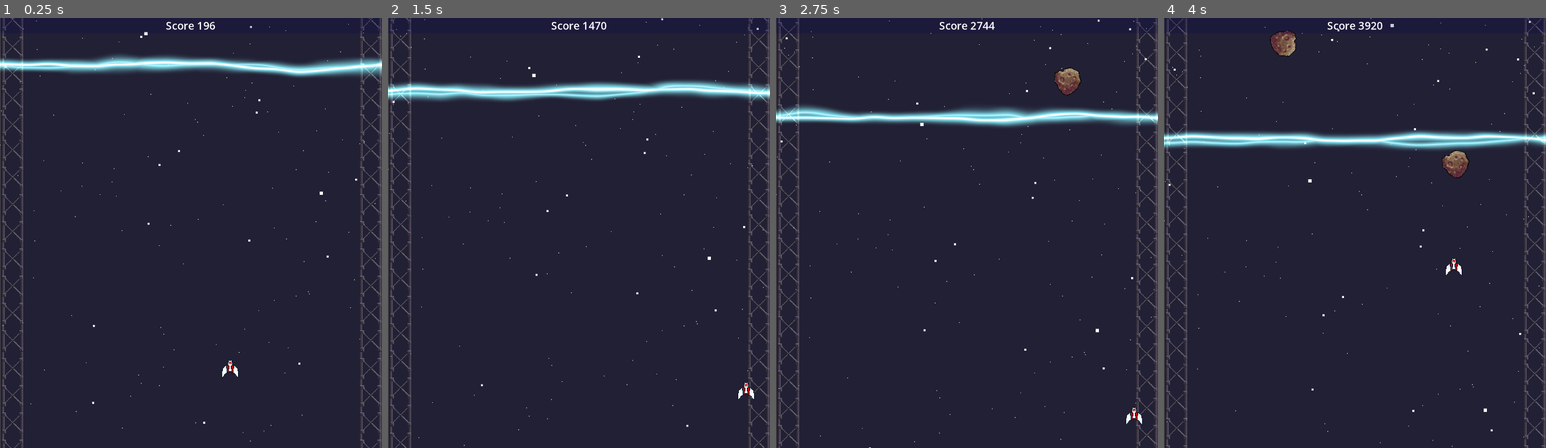
Above: before the commit, frames 1-4 (left to right).
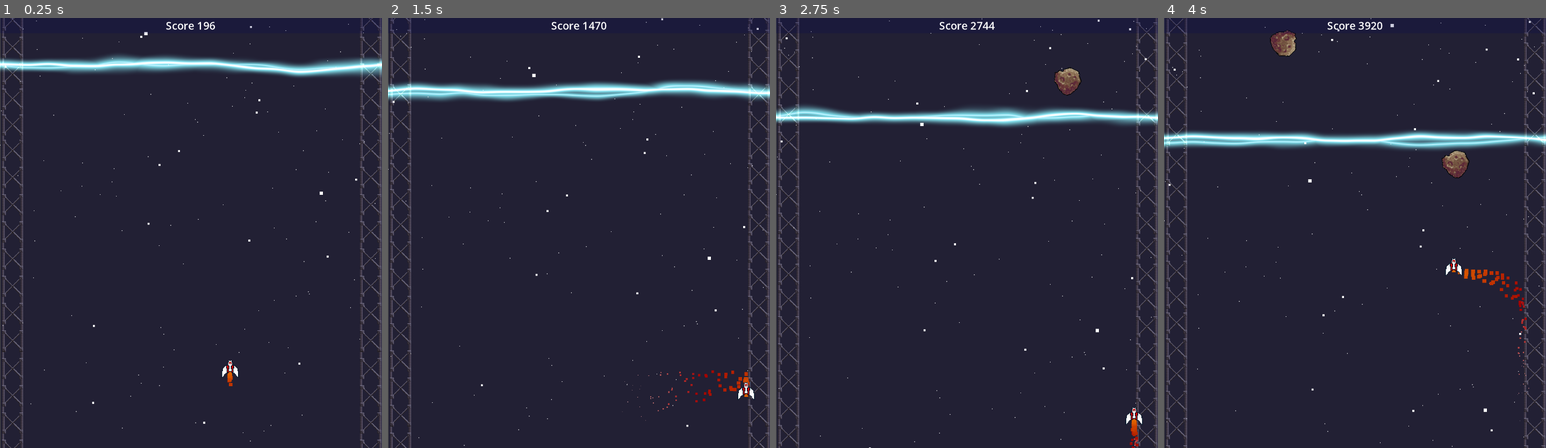
Above: after the commit, the same moments.

Repository: markusweiss/LudumDare54
Game: Godot game, scene res://Scenes/Main/main.tscn
Two runs of this game, one before a commit and one after it. Both use one fixed random seed, a clock stepped at 60 frames per second and the inputs below.
Inputs:
- Up to frame 1 (0.25 s): no input
- Up to frame 2 (1.5 s): hold Right (move_right) 0.53-1.28 s; hold Down (move_down) from 1.28 s (still down)
- Up to frame 3 (2.75 s): release Down (move_down) at 2.03 s; hold Right (move_right) from 2.03 s (still down)
- Up to frame 4 (4 s): release Right (move_right) at 2.78 s; hold Up (move_up) 2.78-3.53 s; hold Left (move_left) from 3.53 s (still down)

The runs differ from the first frame. In frame 1, less than 0.1% of the frame differs, in the area x 59-61%, y 82-86%; in frame 2, 0.2%; in frame 3, less than 0.1%; in frame 4, 0.3%, in the area x 75-96%, y 58-94%.

Commit message:
add partikel boost to ship

Diff:
--- a/Scenes/Player/player.tscn
+++ b/Scenes/Player/player.tscn
@@ -1,7 +1,8 @@
-[gd_scene load_steps=6 format=3 uid="uid://cbkkxg527wcaa"]
+[gd_scene load_steps=12 format=3 uid="uid://cbkkxg527wcaa"]
 
 [ext_resource type="Script" path="res://Scenes/Player/player.gd" id="1_6jdq5"]
 [ext_resource type="Texture2D" uid="uid://b7togqgxecbqi" path="res://Scenes/Player/player.png" id="1_8vfsv"]
+[ext_resource type="Texture2D" uid="uid://dw758l3ev7tcq" path="res://Scenes/Player/ship-partikel.png" id="3_sej8f"]
 
 [sub_resource type="CapsuleShape2D" id="CapsuleShape2D_47gx6"]
 
@@ -16,6 +17,30 @@
 "speed": 5.0
 }]
 
+[sub_resource type="Gradient" id="Gradient_wfgag"]
+offsets = PackedFloat32Array(0, 0.444444, 1)
+colors = PackedColorArray(0.87451, 0.384314, 0, 1, 0.625575, 6.97896e-07, 3.85046e-07, 1, 1, 1, 1, 1)
+
+[sub_resource type="GradientTexture1D" id="GradientTexture1D_v1f2a"]
+gradient = SubResource("Gradient_wfgag")
+
+[sub_resource type="Curve" id="Curve_y2277"]
+_data = [Vector2(0.0376199, 0.293538), 0.0, 0.0, 0, 0, Vector2(1, 0), 0.0, 0.0, 0, 0]
+point_count = 2
+
+[sub_resource type="CurveTexture" id="CurveTexture_r8cv3"]
+curve = SubResource("Curve_y2277")
+
+[sub_resource type="ParticleProcessMaterial" id="ParticleProcessMaterial_qh1h8"]
+direction = Vector3(0, -0.1, 0)
+spread = 10.0
+gravity = Vector3(0, 0, 0)
+initial_velocity_min = -100.0
+angle_min = -567.2
+angle_max = 145.2
+scale_curve = SubResource("CurveTexture_r8cv3")
+color_ramp = SubResource("GradientTexture1D_v1f2a")
+
 [sub_resource type="RectangleShape2D" id="RectangleShape2D_2h4qa"]
 size = Vector2(28, 23)
 
@@ -26,7 +51,15 @@
 shape = SubResource("CapsuleShape2D_47gx6")
 
 [node name="AnimatedSprite2D" type="AnimatedSprite2D" parent="."]
+z_index = 2
 sprite_frames = SubResource("SpriteFrames_7ywie")
+
+[node name="fire" type="GPUParticles2D" parent="AnimatedSprite2D"]
+z_index = -2
+position = Vector2(0, 4)
+amount = 100
+process_material = SubResource("ParticleProcessMaterial_qh1h8")
+texture = ExtResource("3_sej8f")
 
 [node name="hitzone" type="Area2D" parent="."]
 
Binary file added: Scenes/Player/ship-partikel.png
Not shown, added: Scenes/Player/ship-partikel.png.import
